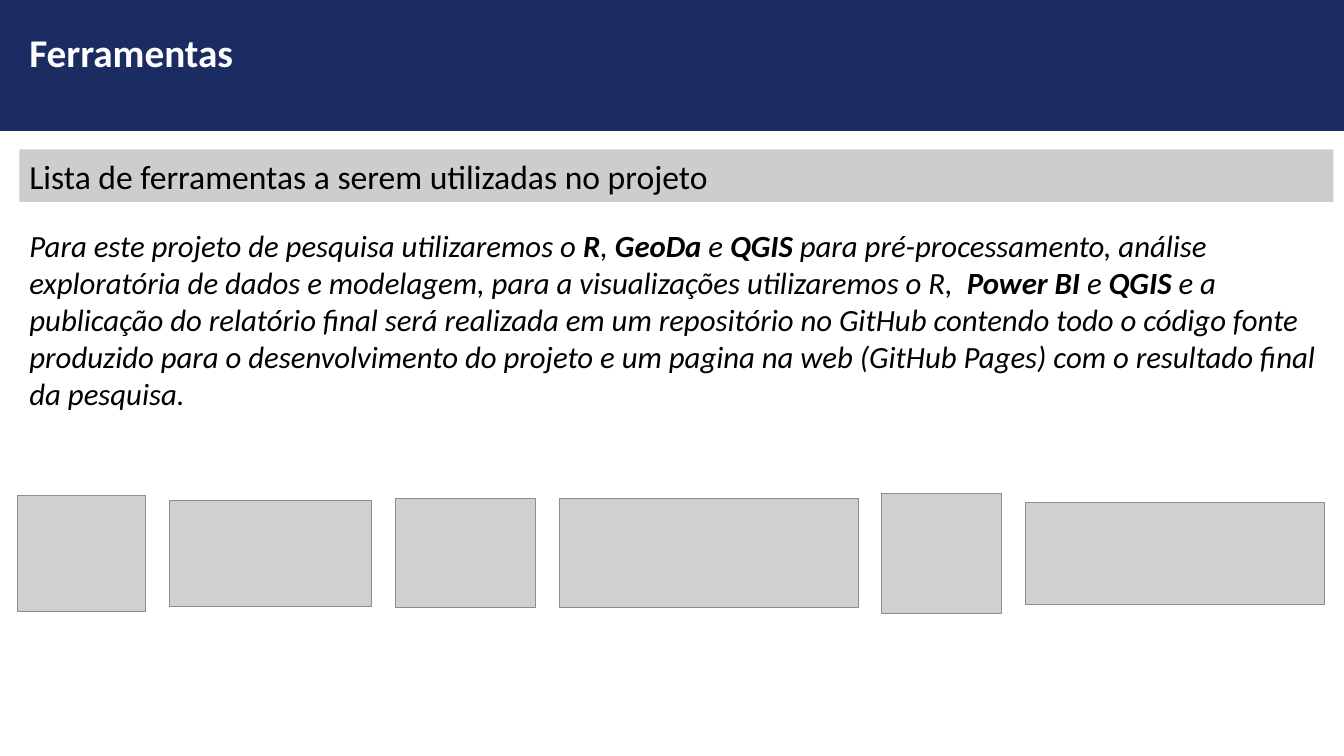
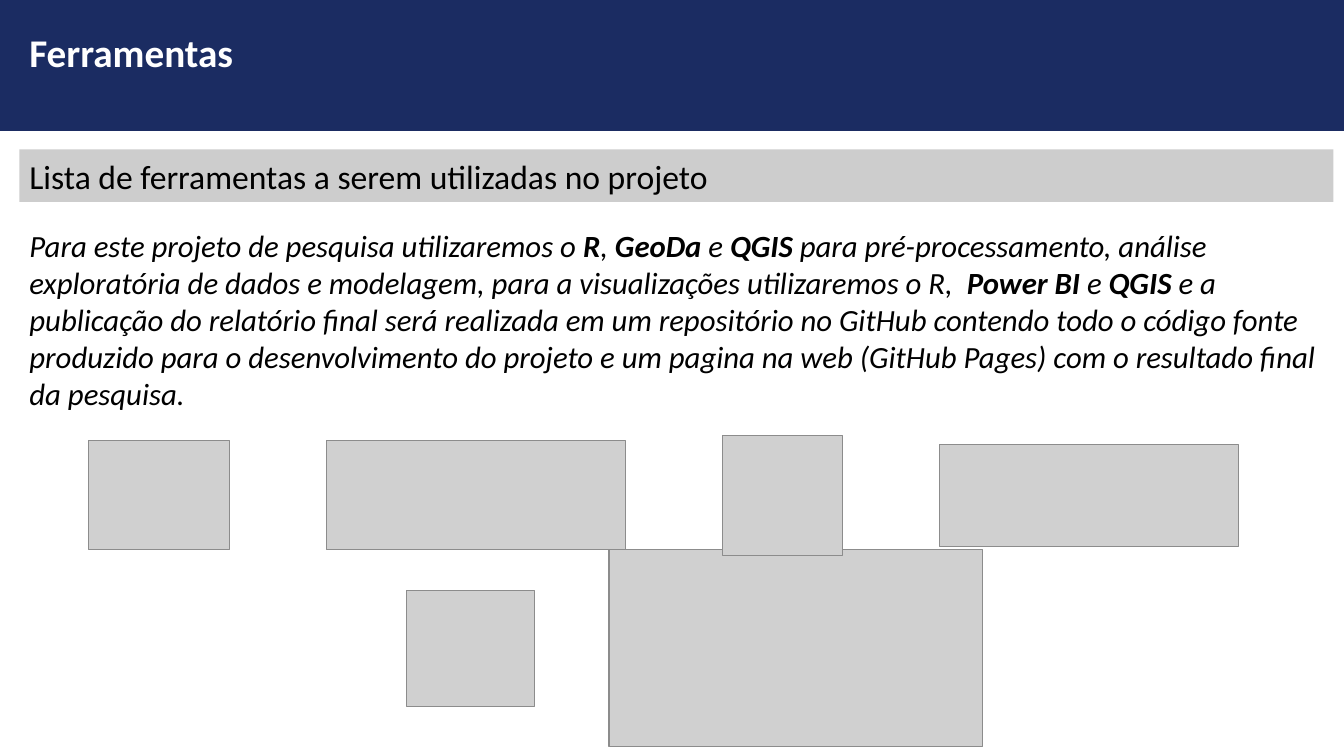
Before and after one commit to ldaniel/fgv-spatial-statistics-applications, a slide deck: slide 9 of presentation/FGV-MBA - Aplicações Estatística Espacial - Pré-Projeto - Grupo 2.pptx. Drawn at 1344x756 pixels with LibreOffice and Linux fonts; fonts in the diff are those of the drawing; grey boxes stand for pictures; background and template pictures are left out. Boxes give left, top, right and bottom in pixels: in the first picture for what was removed or moved away, otherwise in the second. Text is boxed around its words. In the diff, an @@ line names an element or a change of style, - is before the commit and + after.

Commit message:
Update presentation with small fixes

```diff
--- a/presentation/FGV-MBA - Aplicações Estatística Espacial - Pré-Projeto - Grupo 2.pptx
+++ b/presentation/FGV-MBA - Aplicações Estatística Espacial - Pré-Projeto - Grupo 2.pptx
@@ picture: place and size @@
-picture at (395,499,535,608)
+picture at (89,441,229,549)
@@ picture: place and size @@
-picture at (560,499,859,608)
+picture at (327,441,626,549)
@@ picture: place and size @@
-picture at (882,493,1002,613)
+picture at (722,436,842,556)
@@ picture: place and size @@
-picture at (1025,503,1325,605)
+picture at (940,445,1239,546)
@@ picture: place and size @@
-picture at (169,500,372,607)
+picture at (609,551,983,747)
@@ picture: place and size @@
-picture at (18,496,146,612)
+picture at (406,591,534,707)
```
